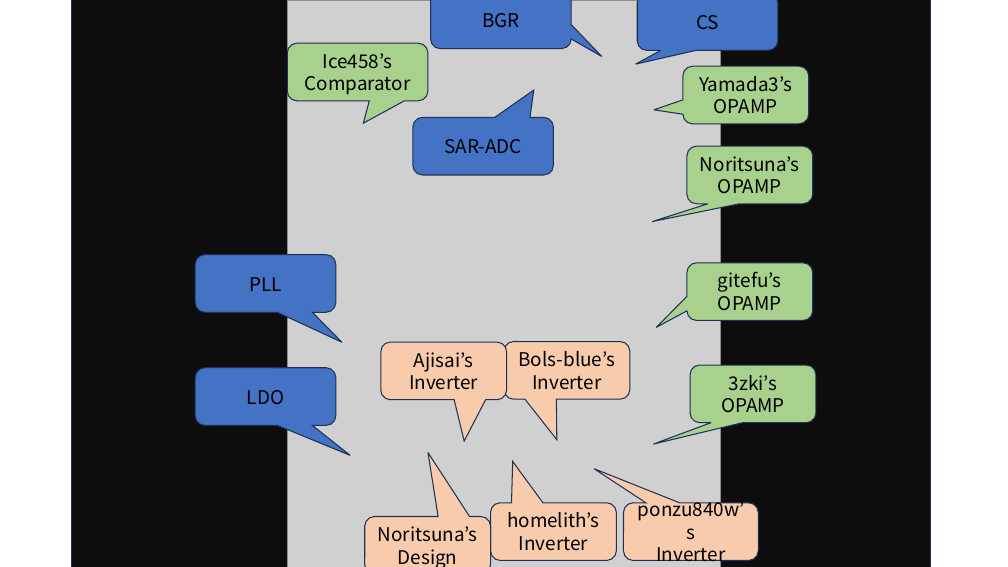
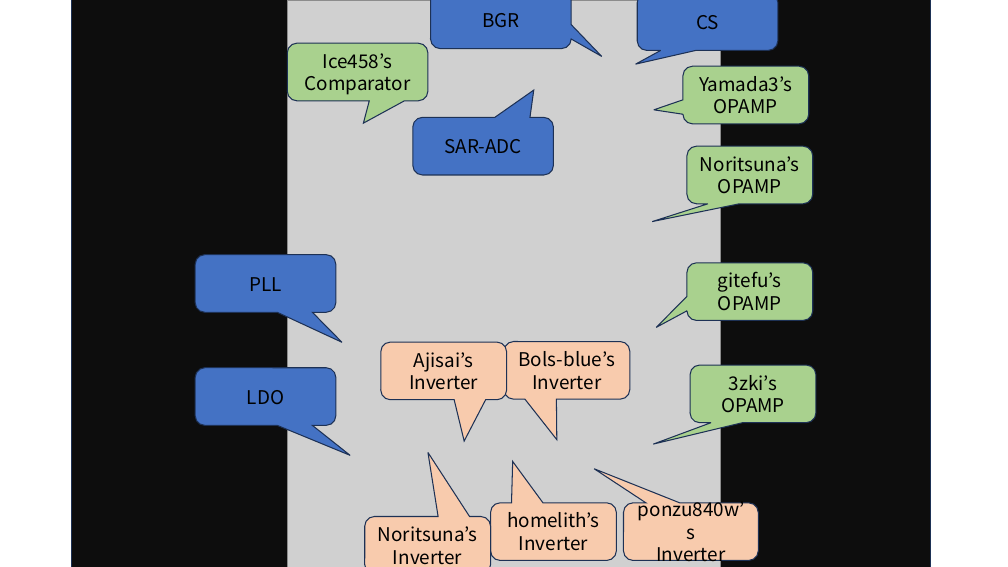
Before and after one commit to ishi-kai/ISHI-KAI_Multiple_Projects_WaferSapce-GF180-1, a slide deck: slide 1 of images/fix.pptx (slide 3 before the commit). Drawn at 1008x567 pixels with LibreOffice and Linux fonts; fonts in the diff are those of the drawing; grey boxes stand for pictures. Boxes give left, top, right and bottom in pixels: in the first picture for what was removed or moved away, otherwise in the second. Text is boxed around its words. In the diff, an @@ line names an element or a change of style, - is before the commit and + after.

```diff
--- a/images/fix.pptx
+++ b/images/fix.pptx
@@ text in rounded speech box at (x1=393, y1=550, x2=462, y2=565): text changed @@
-Design
+Inverter
```
Also in this commit, not shown: 2 slides removed, 2 other files.
